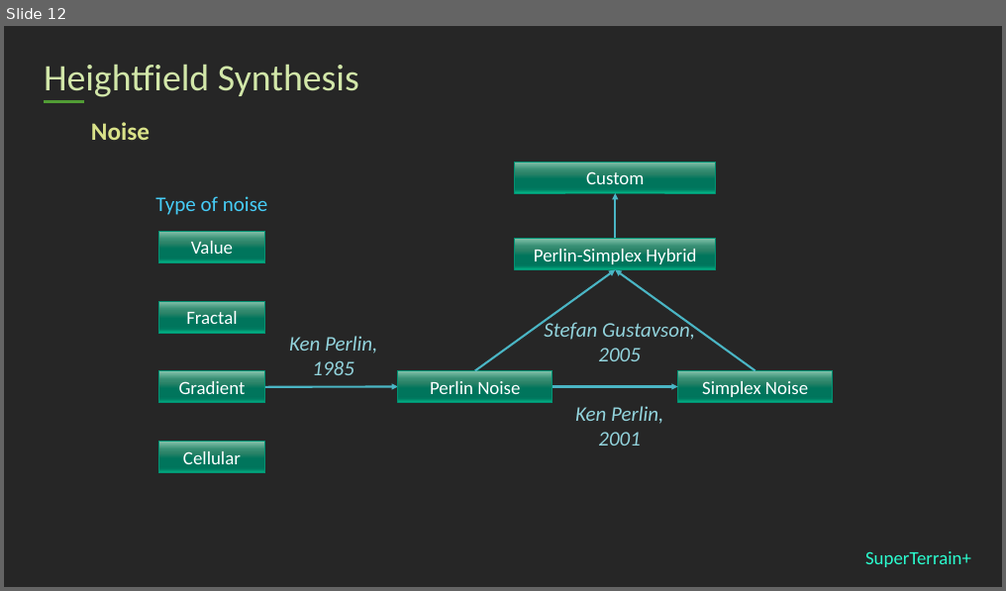
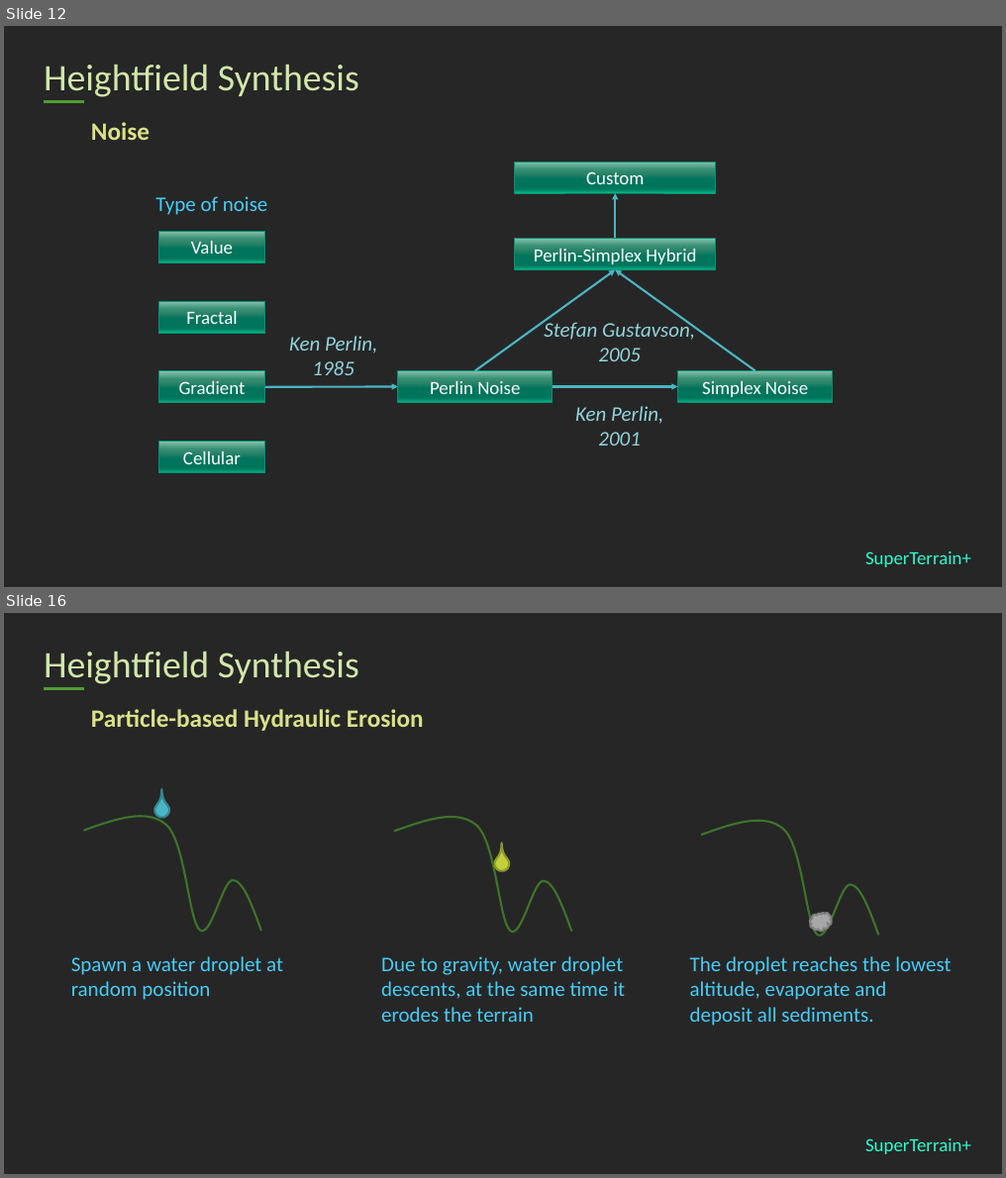
Before and after one commit to stephen-hqxu/superterrainplus, a slide deck: Report/Presentation/stephen-presentation.pptx. Shown one above the other, each under a label of ours: slide 12 before the commit, slides 12 and 16 after it; the slides between them are not shown. The pictures are 1006x591 and 1006x1178 pixels, drawn with LibreOffice and Linux fonts; fonts in the diff are those of the drawing. Boxes give left, top, right and bottom in pixels: in the first picture for what was removed or moved away, otherwise in the second. Text is boxed around its words. In the diff, an @@ line names an element or a change of style, - is before the commit and + after.

```diff
--- a/Report/Presentation/stephen-presentation.pptx
+++ b/Report/Presentation/stephen-presentation.pptx
@@ slide 16 added at bbox=[4, 613, 1002, 1174], background #262626; not listed: 2 template elements that a slide beside it also shows @@
@@ title added at bbox=[44, 651, 359, 684], 36 pt, text #D2E7A9 @@
+Heightfield Synthesis
@@ text added at bbox=[91, 709, 424, 731], 24 pt, text #D9E289, bold @@
+Particle-based Hydraulic Erosion
@@ freeform shape added at bbox=[84, 817, 261, 932], outline #3E752A 2 pt @@
@@ teardrop added at bbox=[152, 800, 172, 821], fill #4AB5C4, outline #378691 2 pt @@
@@ freeform shape added at bbox=[394, 817, 571, 932], outline #3E752A 2 pt @@
@@ freeform shape added at bbox=[701, 820, 878, 936], outline #3E752A 2 pt @@
@@ teardrop added at bbox=[491, 854, 513, 874], fill #C0CF3A, outline #8E992B 2 pt @@
@@ cloud added at bbox=[810, 913, 832, 931], fill #A6A6A6, outline #808080 2 pt @@
@@ text added at bbox=[71, 957, 283, 1000], 20 pt, text #46CCF6 @@
+Spawn a water droplet at random position
@@ text added at bbox=[381, 957, 625, 1022], 20 pt, text #46CCF6 @@
+Due to gravity, water droplet descents, at the same time it erodes the terrain
@@ text added at bbox=[690, 957, 950, 1026], 20 pt, text #46CCF6 @@
+The droplet reaches the lowest altitude, evaporate and deposit all sediments.
```
Also in this commit, not shown: 2 slides changed, 14 other slides added, 17 other files.
